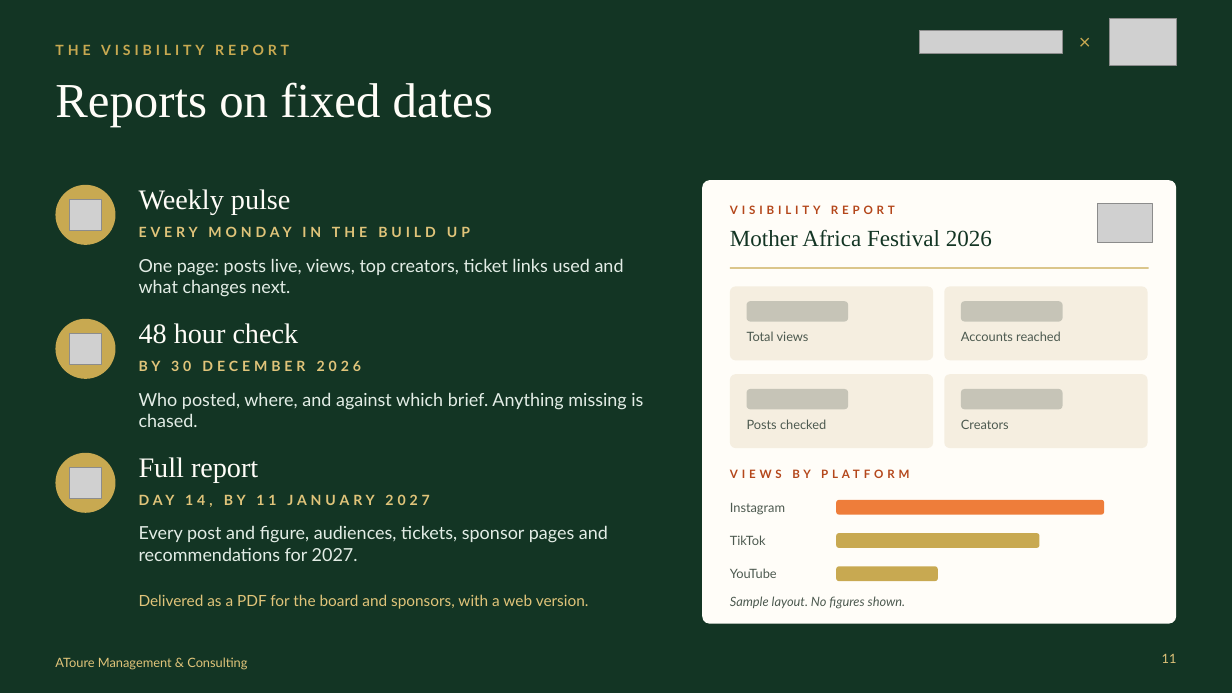
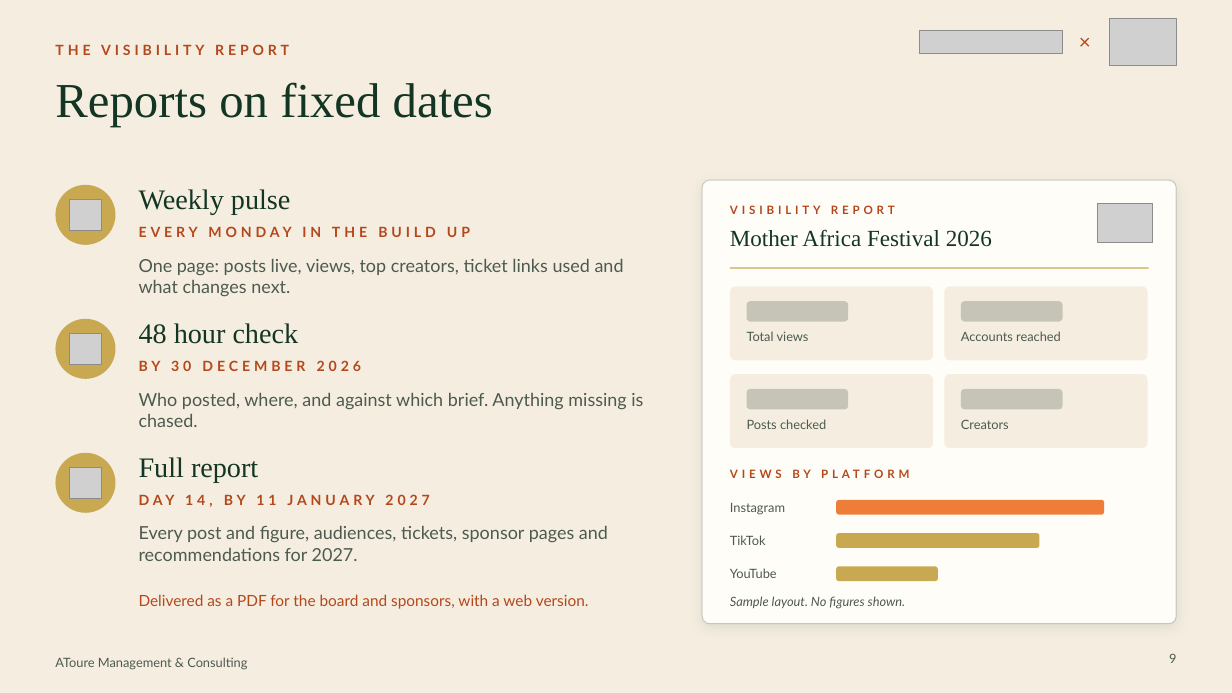
Before and after one commit to atoureconsulting/Mother-Africa, a slide deck: slide 9 of proposition-deck/AToure Mother Africa Festival Proposal.pptx (slide 11 before the commit). Drawn at 1232x693 pixels with LibreOffice and Linux fonts; fonts in the diff are those of the drawing; grey boxes stand for pictures; background and template pictures are left out. Boxes give left, top, right and bottom in pixels: in the first picture for what was removed or moved away, otherwise in the second. Text is boxed around its words. In the diff, an @@ line names an element or a change of style, - is before the commit and + after.

```diff
--- a/proposition-deck/AToure Mother Africa Festival Proposal.pptx
+++ b/proposition-deck/AToure Mother Africa Festival Proposal.pptx
@@ background picture (left out) to #F5EEE0 @@
@@ text "×" at (1068,25,1102,58): text colour #C8A951 to #B4471B @@
@@ text "THE VISIBILITY REPORT" at (55,44,289,55): text colour #C8A951 to #B4471B @@
@@ rounded rectangle at (702,180,1177,624): outline none to #4D5A50 0.75 pt @@
@@ text colour #FFFDF8 to #133524 in 4 elements at (55,82,493,127), (139,189,290,214), (139,323,299,344), (139,457,258,482) @@
@@ text colour #E3EDE6 to #4D5A50 in 3 elements at (139,259,624,297), (139,393,643,427), (139,526,608,561) @@
@@ text colour #E0C47A to #B4471B in 4 elements at (139,224,647,250), (139,360,361,371), (139,494,246,505), (139,594,589,609) @@
@@ text removed at (55,657,247,670) @@
-AToure Management & Consulting
@@ text added at (55,657,247,670), 10 pt, text #4D5A50 @@
+AToure Management & Consulting
@@ page number at (1169,653,1176,663): text changed; text colour #E0C47A to #4D5A50 @@
-11
+9
```
Also in this commit, not shown: 1 other slide changed, 1 slide added, 4 slides removed, 5 other files.
